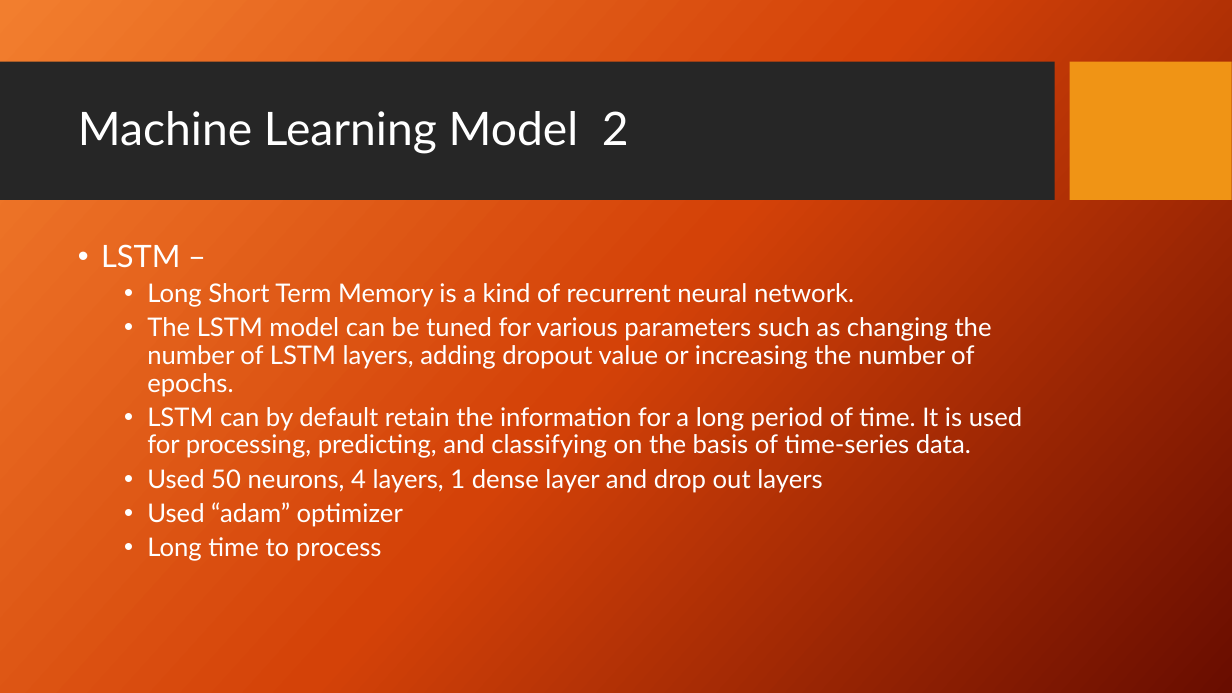
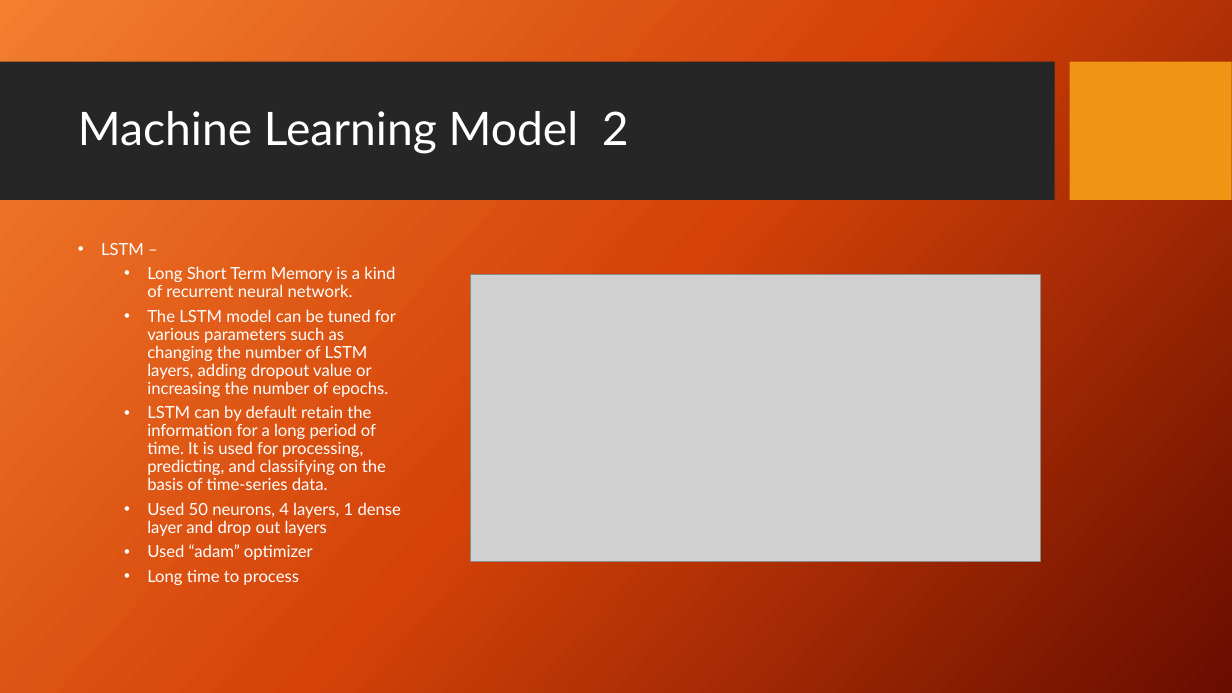
Before and after one commit to helleborus22/Machine-Learning-Project4, a slide deck: slide 6 of Project 4 Group 6 112922.pptx. Drawn at 1232x693 pixels with LibreOffice and Linux fonts; fonts in the diff are those of the drawing; grey boxes stand for pictures; background and template pictures are left out. Boxes give left, top, right and bottom in pixels: in the first picture for what was removed or moved away, otherwise in the second. Text is boxed around its words. In the diff, an @@ line names an element or a change of style, - is before the commit and + after.

```diff
--- a/Project 4 Group 6 112922.pptx
+++ b/Project 4 Group 6 112922.pptx
@@ text "LSTM –" at box(101, 243, 401, 585): size 24 to 13 pt in "LSTM –"; size 20 to 13 pt @@
@@ picture added at box(470, 274, 1041, 561) @@
```
Also in this commit, not shown: 7 other slides changed, 1 slide added, 2 slides removed.
